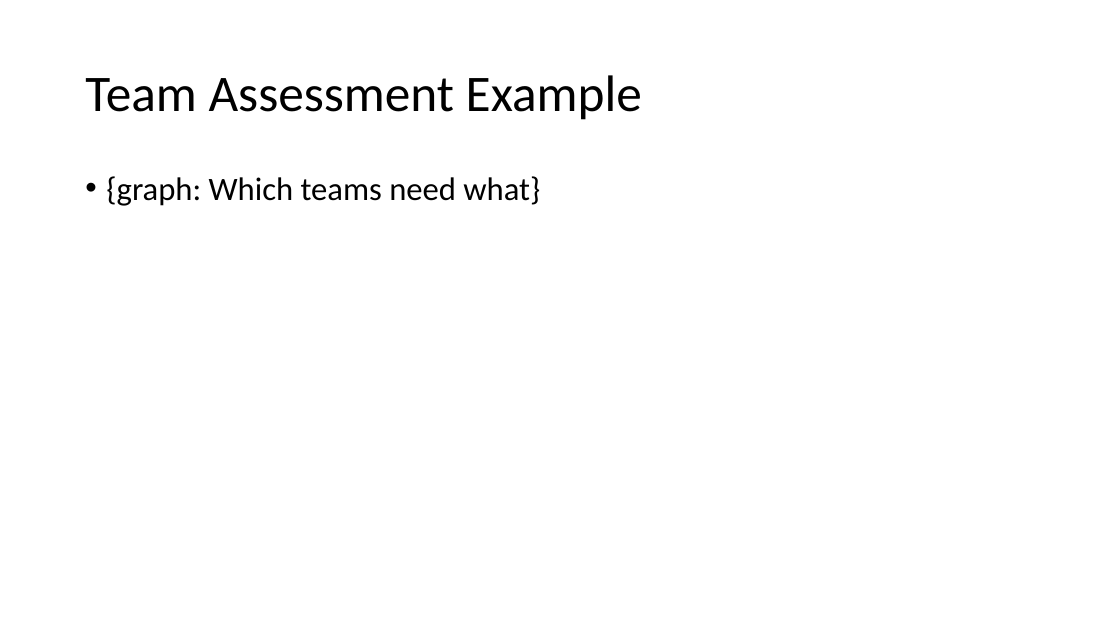
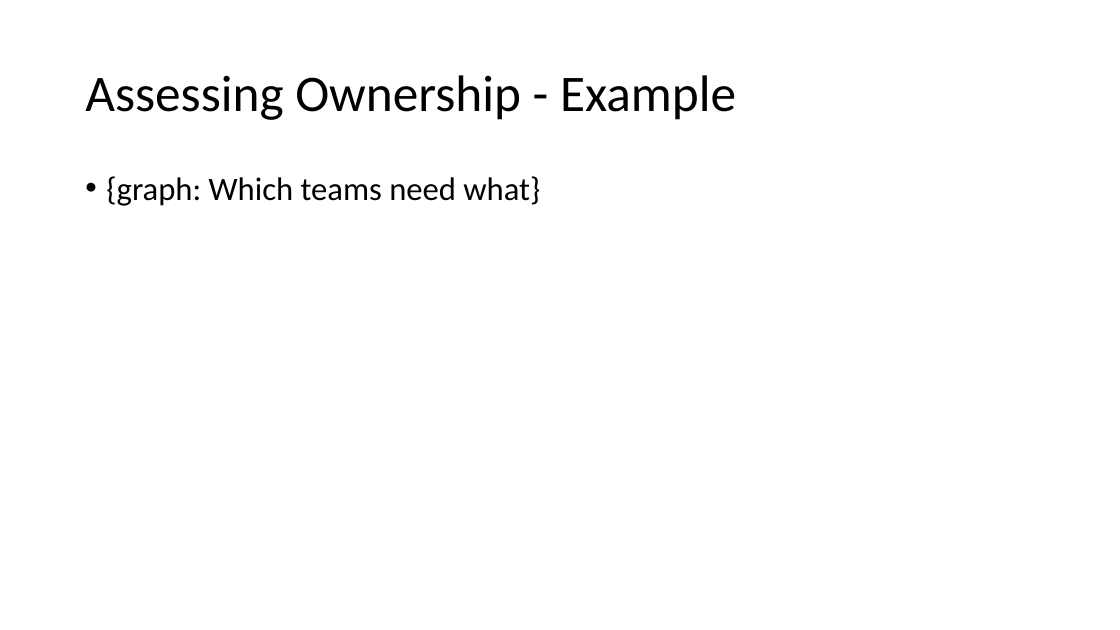
Before and after one commit to arlobelshee/Presentations, a slide deck: slide 33 of leading technical debt/gogo keynote - data-driven leadership to solve technical debt.pptx (slide 24 before the commit). Drawn at 1120x630 pixels with LibreOffice and Linux fonts; fonts in the diff are those of the drawing. Boxes give left, top, right and bottom in pixels: in the first picture for what was removed or moved away, otherwise in the second. Text is boxed around its words. In the diff, an @@ line names an element or a change of style, - is before the commit and + after.

```diff
--- a/leading technical debt/gogo keynote - data-driven leadership to solve technical debt.pptx
+++ b/leading technical debt/gogo keynote - data-driven leadership to solve technical debt.pptx
@@ title at <box>85,75,736,120</box>: text changed @@
-Team Assessment Example
+Assessing Ownership - Example
```
Also in this commit, not shown: 13 other slides changed, 14 slides added, 3 slides removed.
